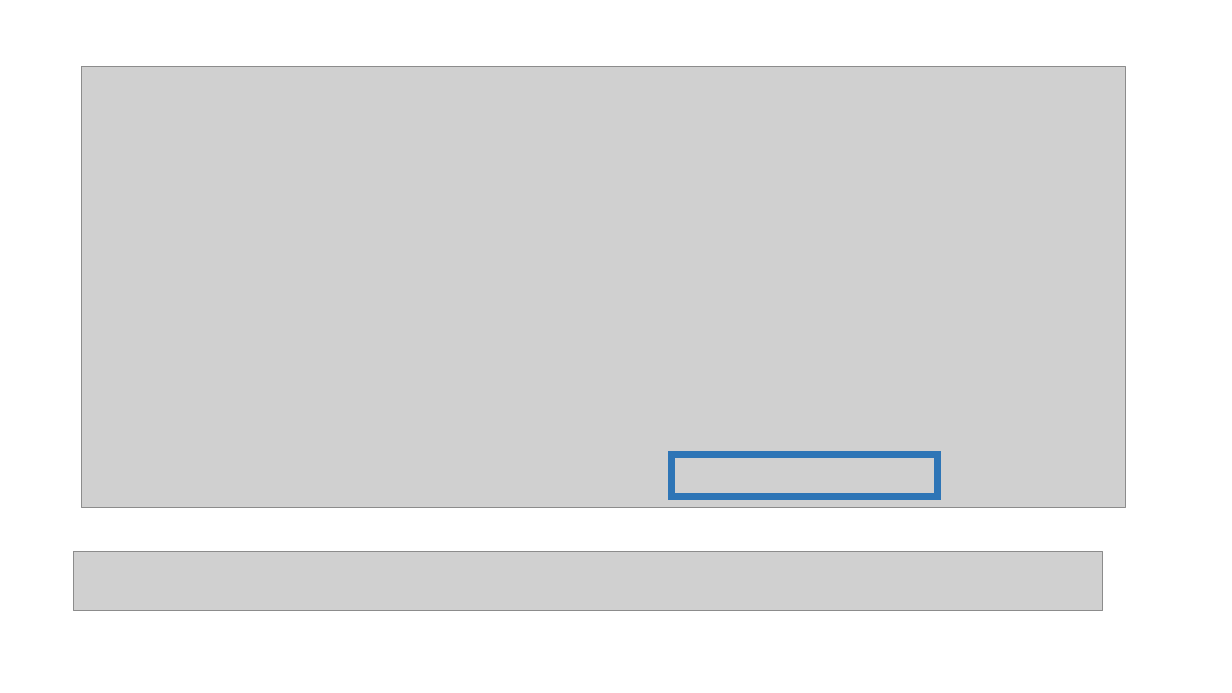
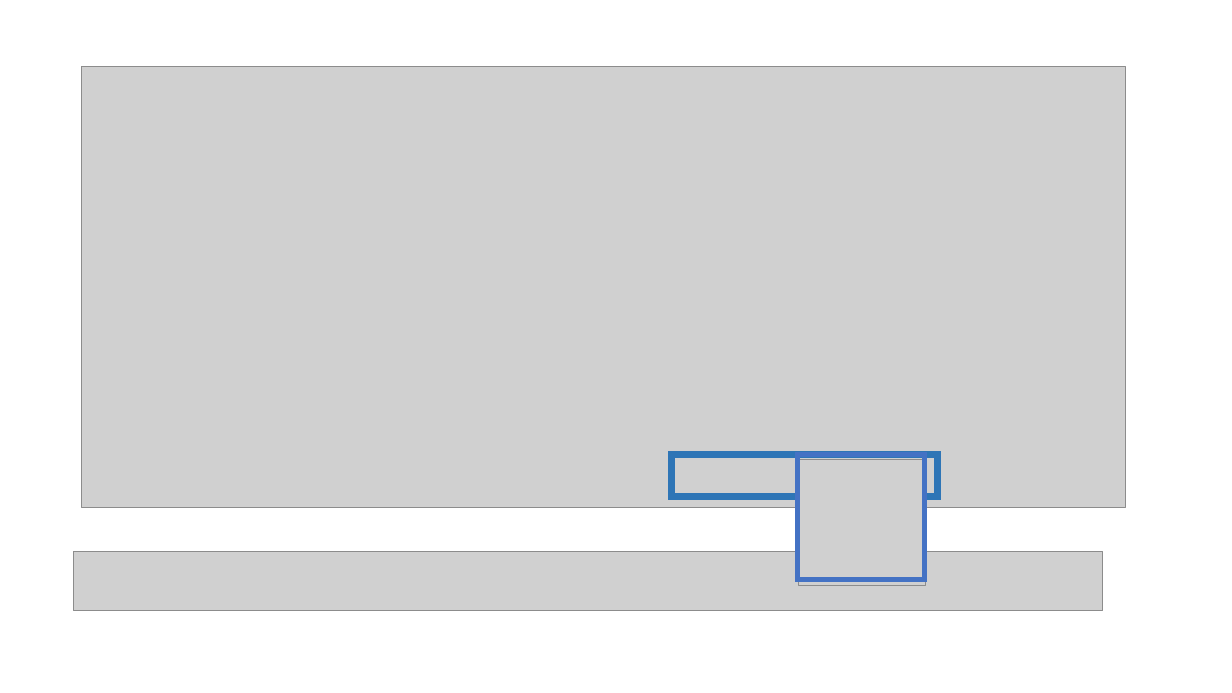
Before and after one commit to jbfoushee/MyPresentations, a slide deck: slide 65 of TSQL_JSON_Operators/TSQL_JSON_Operators.pptx (slide 64 before the commit). Drawn at 1232x693 pixels with LibreOffice and Linux fonts; fonts in the diff are those of the drawing; grey boxes stand for pictures. Boxes give left, top, right and bottom in pixels: in the first picture for what was removed or moved away, otherwise in the second. Text is boxed around its words. In the diff, an @@ line names an element or a change of style, - is before the commit and + after.

```diff
--- a/TSQL_JSON_Operators/TSQL_JSON_Operators.pptx
+++ b/TSQL_JSON_Operators/TSQL_JSON_Operators.pptx
@@ rectangle added at [798,455,925,579], outline #4472C4 3.75 pt @@
@@ picture added at [799,459,926,585] @@
```
Also in this commit, not shown: 3 other slides changed, 1 slide added, 5 other files.
